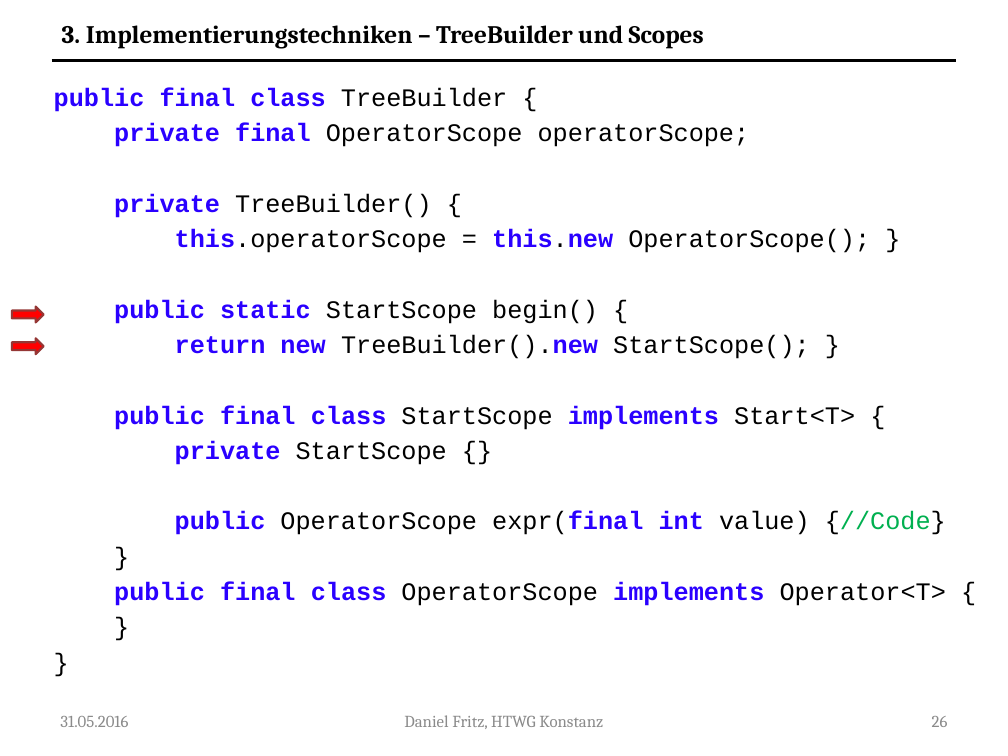
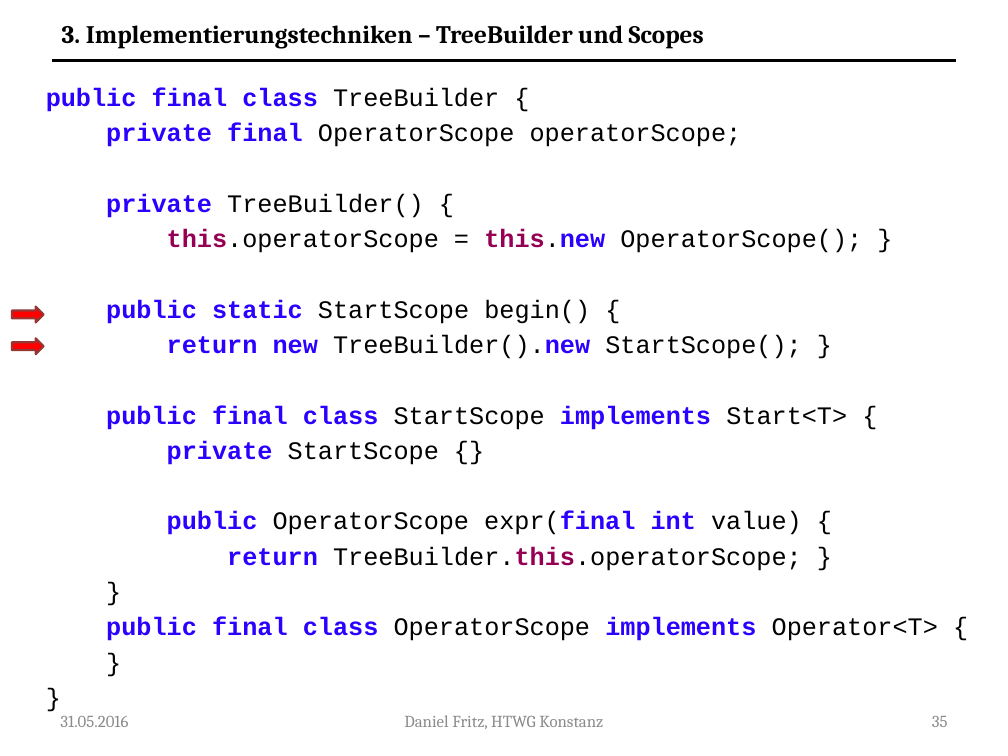
Before and after one commit to Guldenbart/MA, a slide deck: slide 35 of ppt/MA_neu.pptx (slide 26 before the commit). Drawn at 1008x756 pixels with LibreOffice and Linux fonts; fonts in the diff are those of the drawing. Boxes give left, top, right and bottom in pixels: in the first picture for what was removed or moved away, otherwise in the second. Text is boxed around its words. In the diff, an @@ line names an element or a change of style, - is before the commit and + after.

```diff
--- a/ppt/MA_neu.pptx
+++ b/ppt/MA_neu.pptx
@@ text "public final class TreeBuilder {": place and size @@
-text "public final class TreeBuilder {" at (54,88,946,606)
+text "public final class TreeBuilder {" at (46,88,938,641)
@@ text at (167,229,862,253): text colour #2A00FF to #950055 in "this.operatorScope this.new" @@
@@ text at (167,511,802,571): text changed @@
-public OperatorScope expr(final int value) {//Code}
+public OperatorScope expr(final int value) {
+return TreeBuilder.this.operatorScope; }
@@ page number at (932,716,948,727): text changed @@
-26
+35
```
Also in this commit, not shown: 25 other slides changed, 16 slides added, 1 other file.
